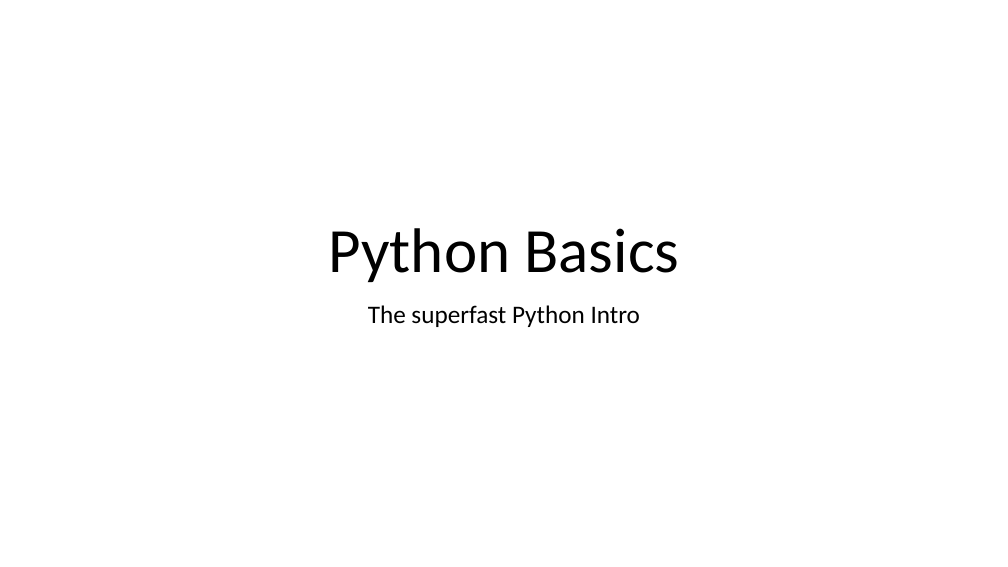
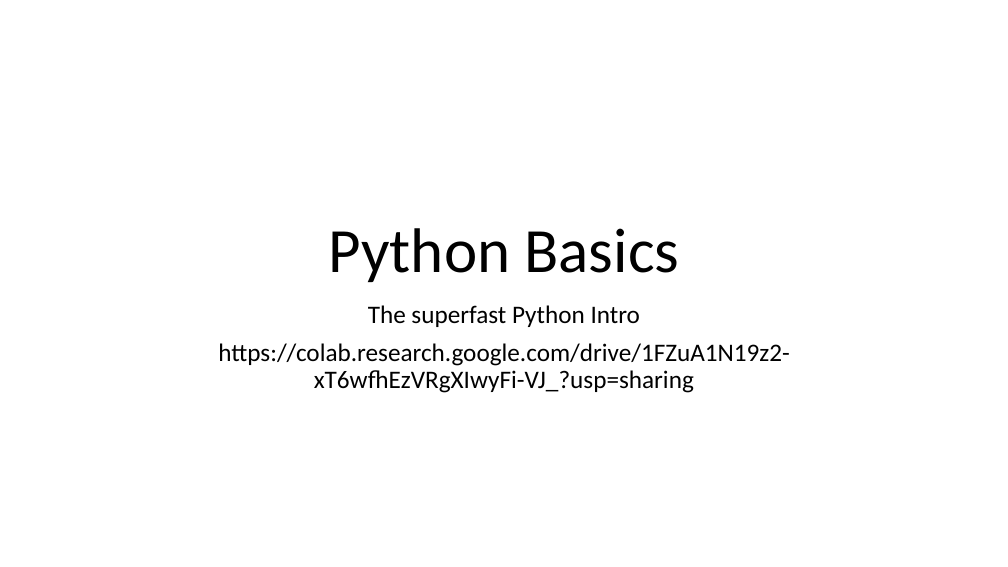
Before and after one commit to ieee-uci/IEEE_Python_Workshop, a slide deck: slide 3 of IEEE Python Workshop.pptx. Drawn at 1008x567 pixels with LibreOffice and Linux fonts; fonts in the diff are those of the drawing. Boxes give left, top, right and bottom in pixels: in the first picture for what was removed or moved away, otherwise in the second. Text is boxed around its words. In the diff, an @@ line names an element or a change of style, - is before the commit and + after.

```diff
--- a/IEEE Python Workshop.pptx
+++ b/IEEE Python Workshop.pptx
@@ subtitle at <box>218,343,790,393</box>: paragraph added @@
+https://colab.research.google.com/drive/1FZuA1N19z2-xT6wfhEzVRgXIwyFi-VJ_?usp=sharing
```
Also in this commit, not shown: 3 other slides changed, 1 slide added.
